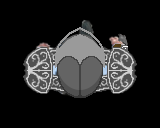
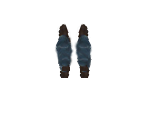
Revision of a layered 160×128 image; what changed, layer by layer:
hid group "helm" (5 layers) over [55, 27, 105, 98]
hid group "pauldron" (6 layers) over [23, 47, 137, 94]
hid group "body" (4 layers) over [41, 46, 119, 93]
hid group "arms" (5 layers) over [107, 20, 130, 85]
added group "leg" with 11 layers above "Group 2" over [54, 23, 93, 78]
added group "medback" with 1 layers in group "leg" over [62, 49, 88, 71]
added layer "Layer 37" in group "medback" over [62, 49, 88, 71]
added group "forward" with 2 layers in group "leg" over [54, 23, 93, 62]
added layer "Layer 32" in group "forward" over [54, 23, 74, 62]
added layer "Layer 31" in group "forward" over [73, 23, 93, 62]
added group "med" with 1 layers in group "leg" over [57, 35, 92, 63]
added layer "Layer 34" in group "med" over [57, 35, 92, 63]
added group "back" with 1 layers in group "leg" over [57, 25, 92, 78]
added layer "Layer 36" in group "back" over [57, 25, 92, 78]
hid group "Group 1" (4 layers) over [29, 19, 130, 99]
hid "Background" over [0, 0, 160, 128]
